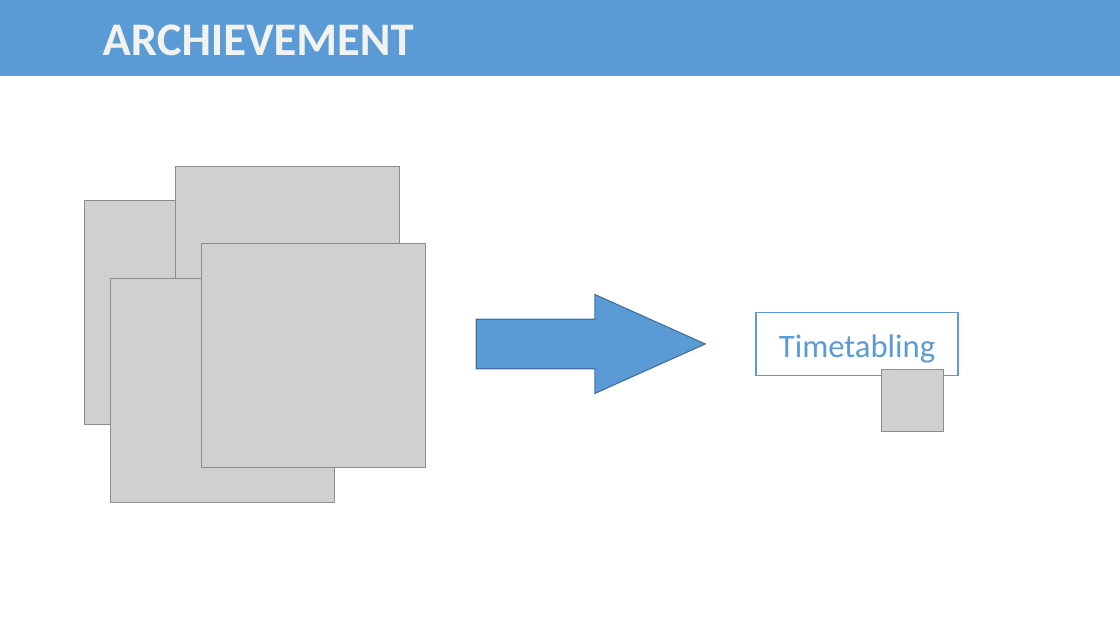
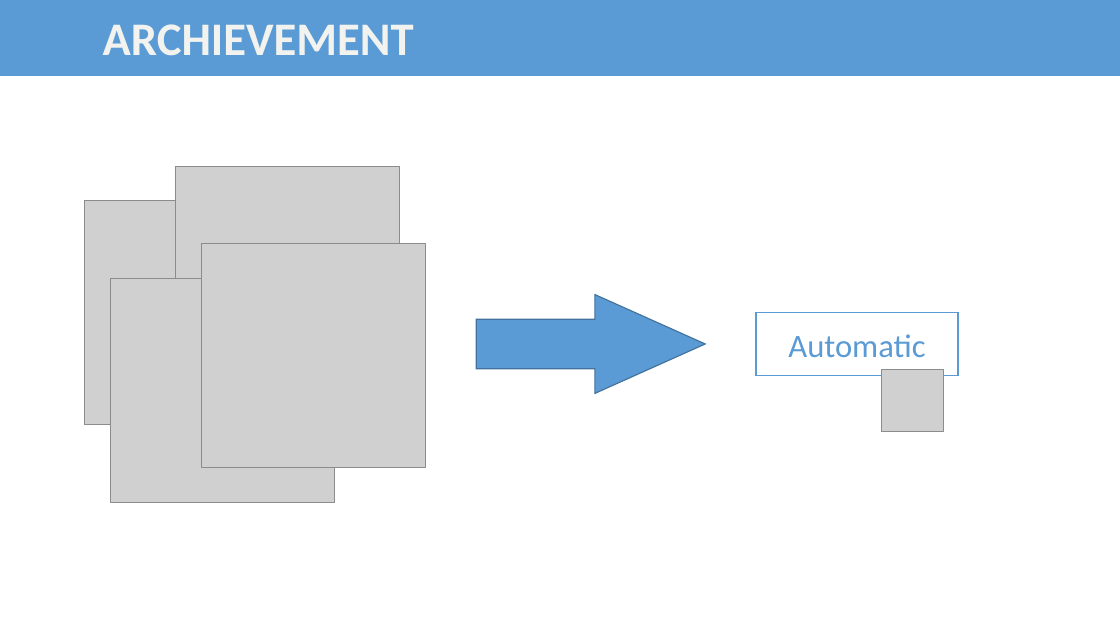
Before and after one commit to bee-lullaby/FinalProject, a slide deck: slide 10 of Documents/FinalReport_FinalYearProject_CongLT_HoaiNV_DucHM_HaNS.pptx (slide 9 before the commit). Drawn at 1120x630 pixels with LibreOffice and Linux fonts; fonts in the diff are those of the drawing; grey boxes stand for pictures. Boxes give left, top, right and bottom in pixels: in the first picture for what was removed or moved away, otherwise in the second. Text is boxed around its words. In the diff, an @@ line names an element or a change of style, - is before the commit and + after.

```diff
--- a/Documents/FinalReport_FinalYearProject_CongLT_HoaiNV_DucHM_HaNS.pptx
+++ b/Documents/FinalReport_FinalYearProject_CongLT_HoaiNV_DucHM_HaNS.pptx
@@ text in rectangle at (x1=788, y1=334, x2=925, y2=357): text changed @@
-Timetabling
+Automatic
```
Also in this commit, not shown: 15 other slides changed, 1 slide added, 19 other files.
